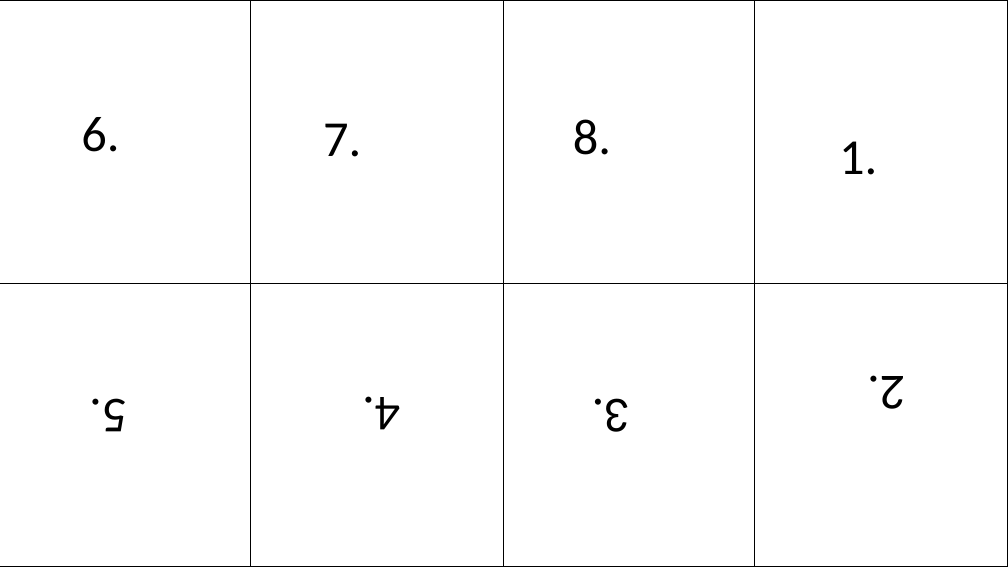
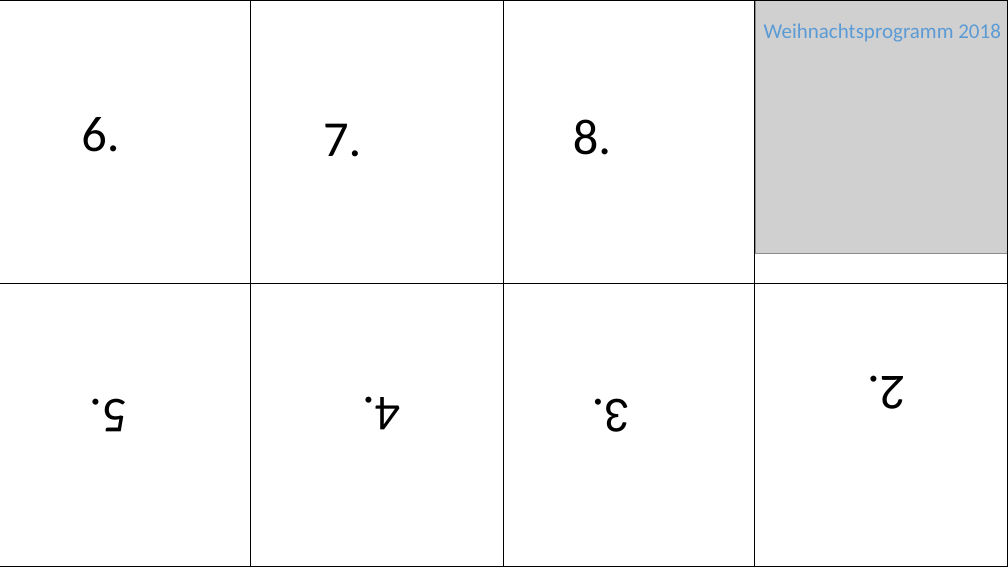
Before and after one commit to JH220/weihnachtsprogramm2018, a slide deck: slide 1 of Folie.pptx. Drawn at 1008x567 pixels with LibreOffice and Linux fonts; fonts in the diff are those of the drawing; grey boxes stand for pictures. Boxes give left, top, right and bottom in pixels: in the first picture for what was removed or moved away, otherwise in the second. Text is boxed around its words. In the diff, an @@ line names an element or a change of style, - is before the commit and + after.

Commit message:
Add files via upload
Folie 1 hinzugefügt

```diff
--- a/Folie.pptx
+++ b/Folie.pptx
@@ picture added at bbox=[755, 0, 1008, 254] @@
@@ text added at bbox=[764, 23, 1001, 42], 20 pt, text gradient #1F4E79 to #5B9BD5 to #9DC3E6 @@
+Weihnachtsprogramm 2018
@@ text removed at bbox=[839, 141, 877, 175] @@
-1.
```
